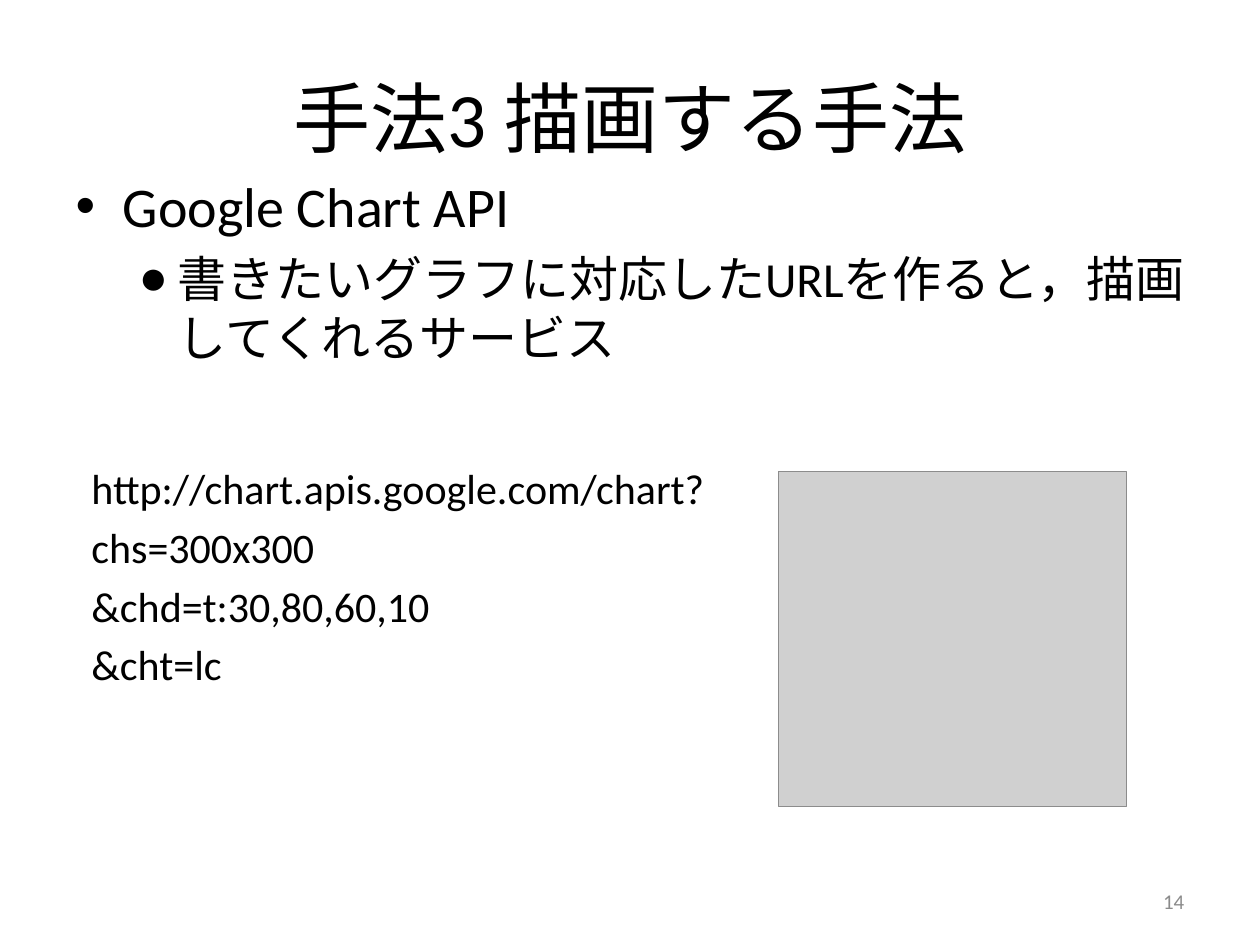
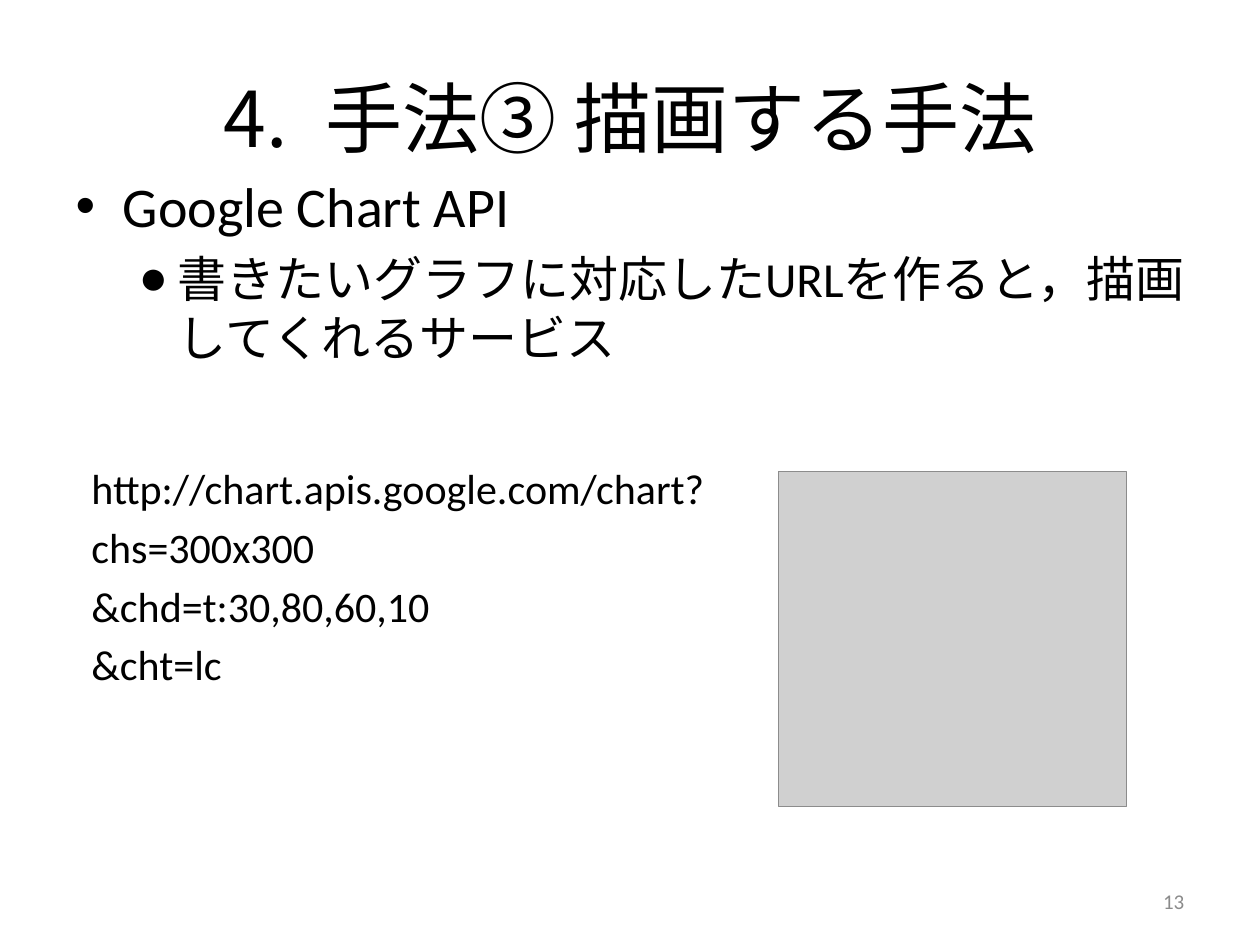
Before and after one commit to keimatsui/kadai, a slide deck: slide 13 of 卒業論文/2012/工藤亮/卒論発表（工藤）.pptx (slide 14 before the commit). Drawn at 1260x945 pixels with LibreOffice and Linux fonts; fonts in the diff are those of the drawing; grey boxes stand for pictures. Boxes give left, top, right and bottom in pixels: in the first picture for what was removed or moved away, otherwise in the second. Text is boxed around its words. In the diff, an @@ line names an element or a change of style, - is before the commit and + after.

```diff
--- a/卒業論文/2012/工藤亮/卒論発表（工藤）.pptx
+++ b/卒業論文/2012/工藤亮/卒論発表（工藤）.pptx
@@ title at [326,82,1036,154]: text changed @@
-手法3 描画する手法
+4. 手法③ 描画する手法
@@ page number at [1163,895,1184,909]: text changed @@
-14
+13
```
Also in this commit, not shown: 19 other slides changed, 2 slides added, 1 slide removed.
